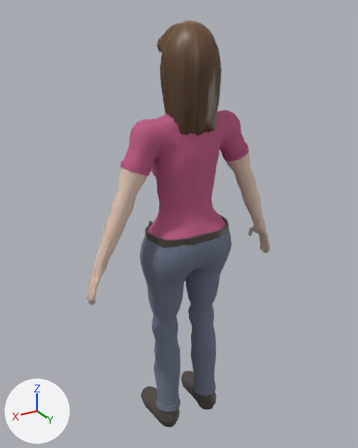
The glTF model neon-bay/models/human_f.glb: old version first, new version second.
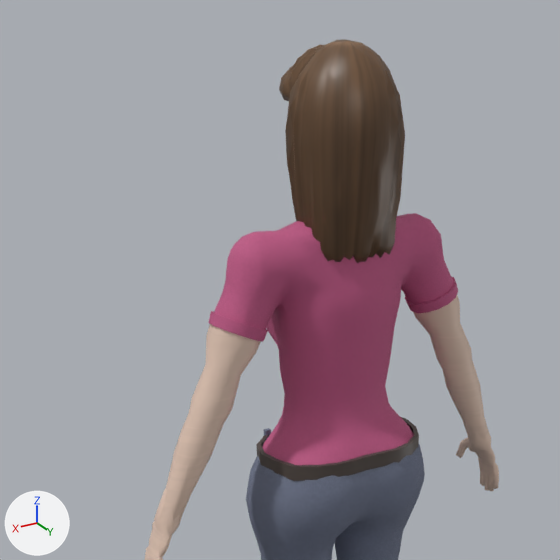
Old and new are each drawn whole from a 50 mm lens placed at (0.976, 1.576, 1.763), pointed at (-0.006, -0.059, 0.946) and again close up on the part from 4% to 84% of the width and 0% to 64% of the height. Every picture has the same lights, and +X, +Y and +Z are marked at lower left. The last two pictures show the newer version. Vertices at exactly the same position are counted once.

The scene before the commit, as lines of its bpy script (objects in view):
```python
me_body = bpy.data.meshes.new('Body')
me_body.from_pydata(...)  # 3400 vertices, 6107 faces; spans x -0.43..0.43, y -0.19..0.14, z 0.0..1.73
# faces by material slot: [1251, 1438, 1176, 783, 1459]
me_body.materials.append(mat_skin)
me_body.materials.append(mat_shirt)
me_body.materials.append(mat_pants)
me_body.materials.append(mat_shoes)
me_body.materials.append(mat_hair)
ob_body = bpy.data.objects.new('Body', me_body)
ob_body.location = (0.0, 0.0, 0.0)
```
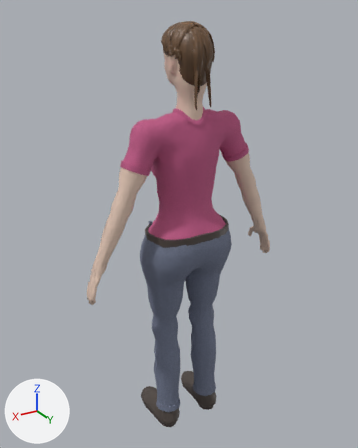
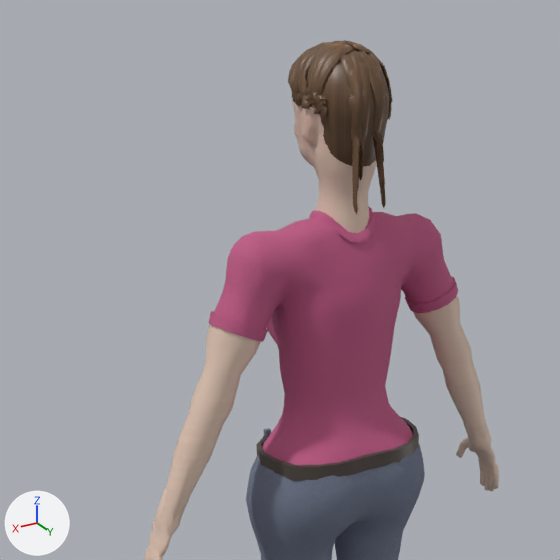
What changed in the scene script:
```text
Change me_body:
    used by ob_body; location = (0.0, 0.0, 0.0)
    remove me_body.from_pydata(...)  # 3400 vertices, 6107 faces; spans x -0.43..0.43, y -0.19..0.14, z 0.0..1.73
    add me_body.from_pydata(...)  # 7058 vertices, 13369 faces; spans x -0.43..0.43, y -0.19..0.14, z 0.0..1.73
    me_body part 1: a new loose piece of 98 vertices spanning x 0.02..0.09, y -0.04..0.01, z 1.63..1.72, in mat_hair
    me_body part 2: a new loose piece of 98 vertices spanning x 0.01..0.03, y 0.1..0.12, z 1.48..1.68, in mat_hair
    me_body part 3: a new loose piece of 98 vertices spanning x -0.03..-0.01, y 0.1..0.12, z 1.49..1.68, in mat_hair
    me_body part 4: 97 vertices moved within x -0.09..0.09, y -0.08..0.12, z 1.48..1.73; 494 vertices removed from x -0.11..0.11, y -0.09..0.14, z 1.34..1.73; 3536 vertices added at x -0.09..0.09, y -0.08..0.13, z 1.45..1.73
    other edits to the shape of me_body do not show in these pictures
```

Pixel boxes [x1, y1, x2, y2] of what changed, in the close-ups (560 x 560 px):
'Body', reshaped: before [144, 39, 499, 560]; after [144, 40, 499, 560]
part 1 of me_body, added: after [291, 50, 310, 98]
part 2 of me_body, added: after [357, 74, 364, 188]
part 3 of me_body, added: after [374, 72, 385, 188]
part 4 of me_body, cut back: before [279, 39, 405, 263]; after [288, 40, 393, 215]
'Face', unchanged, uncovered by the edit: after [292, 98, 377, 234]
